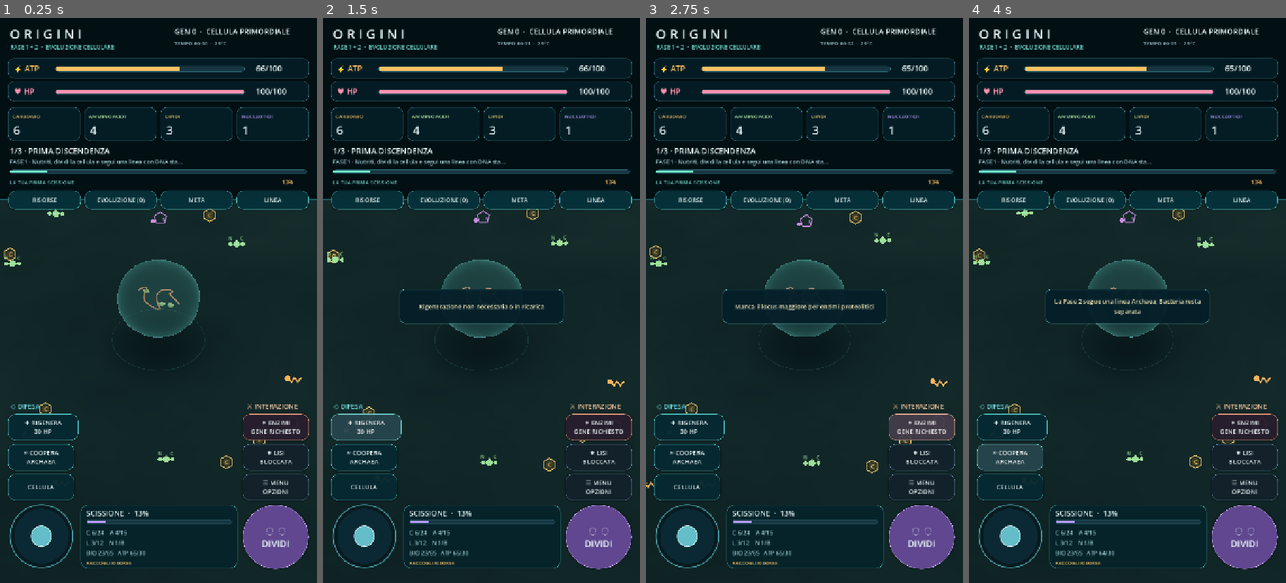
Above: before the commit, frames 1-4 (left to right).
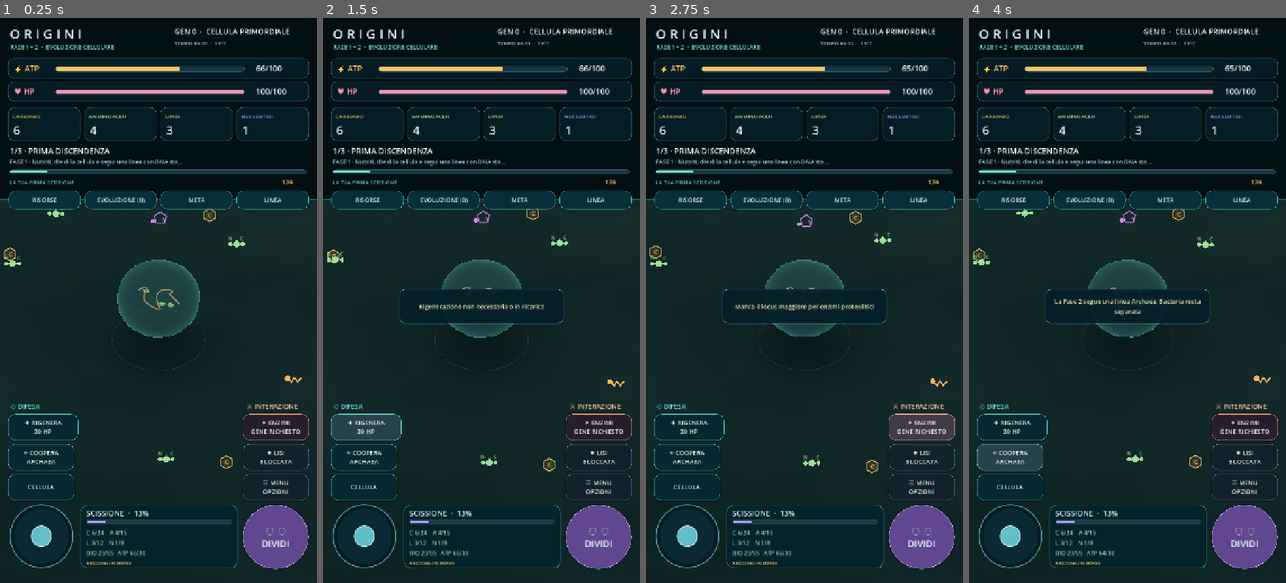
Above: after the commit, the same moments.

Repository: scorbetta17-gif/Origini
Game: Godot game, scene res://scenes/Main.tscn
Two runs of this game, one before a commit and one after it. Both use one fixed random seed, a clock stepped at 60 frames per second and the inputs below.
Inputs:
- Up to frame 1 (0.25 s): no input
- Up to frame 2 (1.5 s): click "◌ ◌ DIVIDI" at 0.5 s; click "✚ RIGENERA 30 HP" at 1.25 s
- Up to frame 3 (2.75 s): click "✦ ENZIMI GENE RICHIESTO" at 2 s
- Up to frame 4 (4 s): click "✷ LISI BLOCCATA" at 2.75 s; click "∞ COOPERA ARCHAEA" at 3.5 s

The runs differ from the first frame. In frame 1, less than 0.1% of the frame differs, in the area x 12-84%, y 68-76%; in frame 2, less than 0.1%; in frame 3, less than 0.1%, in the area x 0-84%, y 68-84%; in frame 4, less than 0.1%.

Commit message:
Keep nutrient glyphs out of classic mobile buttons and bottom screen controls

Diff:
--- a/src/nutrient_markers.gd
+++ b/src/nutrient_markers.gd
@@ -41,6 +41,9 @@
             continue
         if position.x < 13 or position.x > size.x-13:
             continue
+        # Avoid covering contextual action buttons at the bottom corners.
+        if position.y > size.y-404 and (position.x < 184 or position.x > size.x-184):
+            continue
         var kind: String = str(m.get("kind","carbon"))
         var r: float = clampf(float(m.get("scale",1.0))*14.5,11.0,16.0)
         var c: Color
